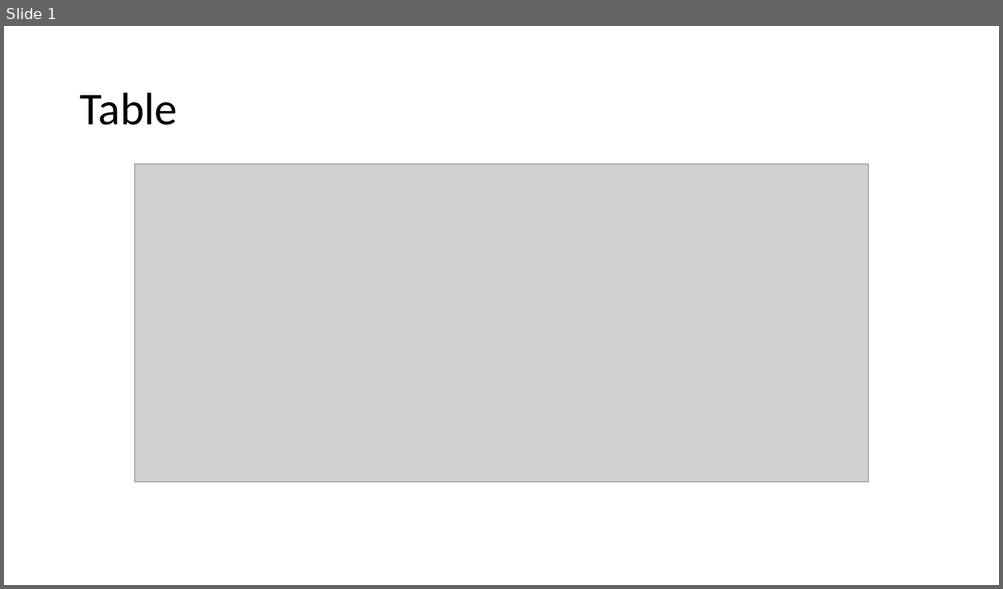
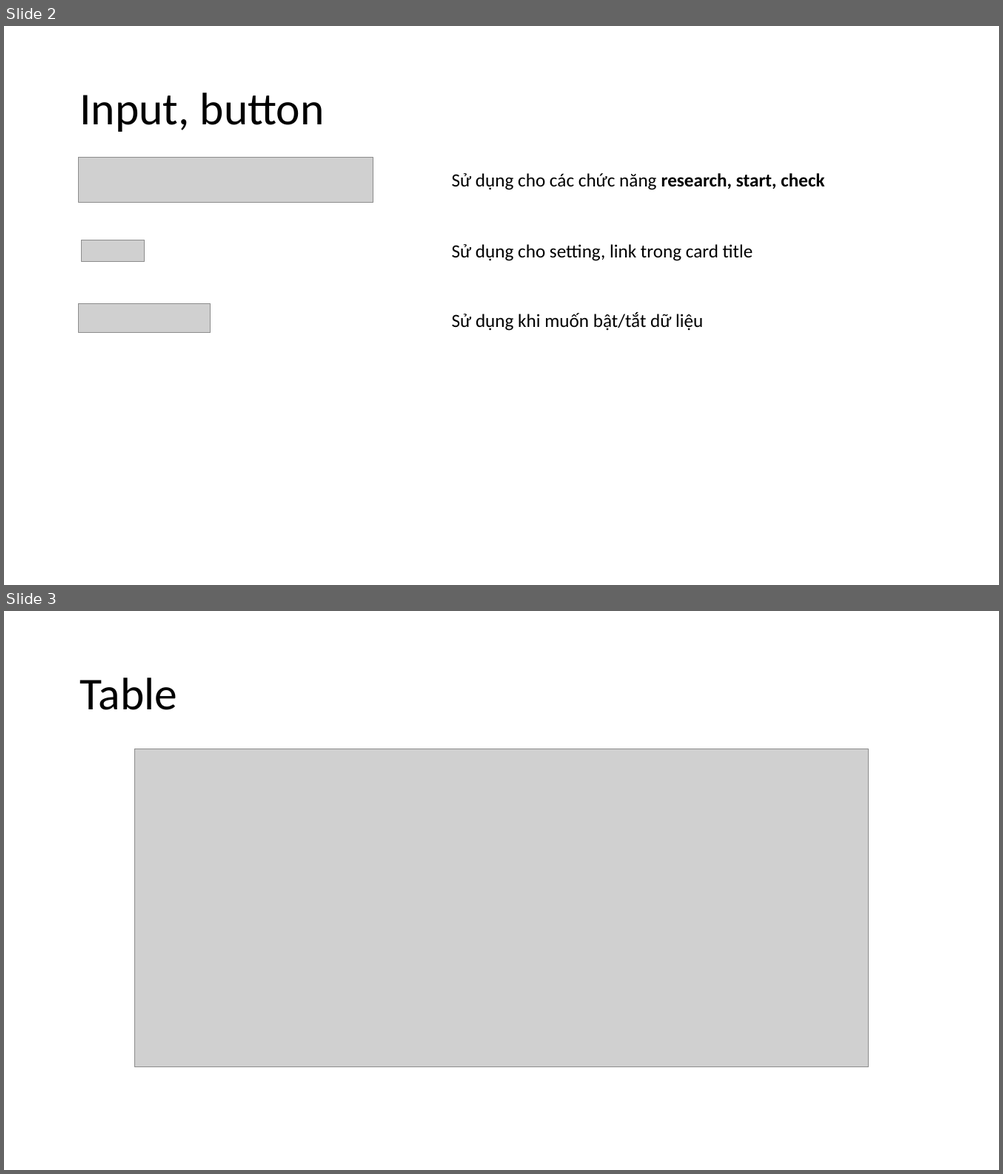
Before and after one commit to nguyenthingoctran/tailieu, a slide deck: UI-UX/UI UX for growme/component.pptx. Shown one above the other, each under a label of ours: slide 1 before the commit, slides 2 and 3 after it. The pictures are 1003x589 and 1003x1174 pixels, drawn with LibreOffice and Linux fonts; fonts in the diff are those of the drawing; grey boxes stand for pictures. Boxes give left, top, right and bottom in pixels: in the first picture for what was removed or moved away, otherwise in the second. Text is boxed around its words. In the diff, an @@ line names an element or a change of style, - is before the commit and + after.

```diff
--- a/UI-UX/UI UX for growme/component.pptx
+++ b/UI-UX/UI UX for growme/component.pptx
@@ slide 2 added at box(4, 26, 999, 585), background #FFFFFF @@
@@ title added at box(79, 93, 324, 132), 44 pt, text #000000 @@
+Input, button
@@ picture added at box(78, 157, 373, 202) @@
@@ text added at box(452, 173, 824, 190), 18 pt, text #000000 @@
+Sử dụng cho các chức năng research, start, check
@@ picture added at box(82, 240, 145, 261) @@
@@ text added at box(452, 244, 753, 261), 18 pt, text #000000 @@
+Sử dụng cho setting, link trong card title
@@ picture added at box(78, 304, 210, 333) @@
@@ text added at box(452, 312, 703, 331), 18 pt, text #000000 @@
+Sử dụng khi muốn bật/tắt dữ liệu
@@ what was slide 1 is now slide 3 @@
```
Also in this commit, not shown: 2 other slides added, 1 slide removed, 5 other files.
